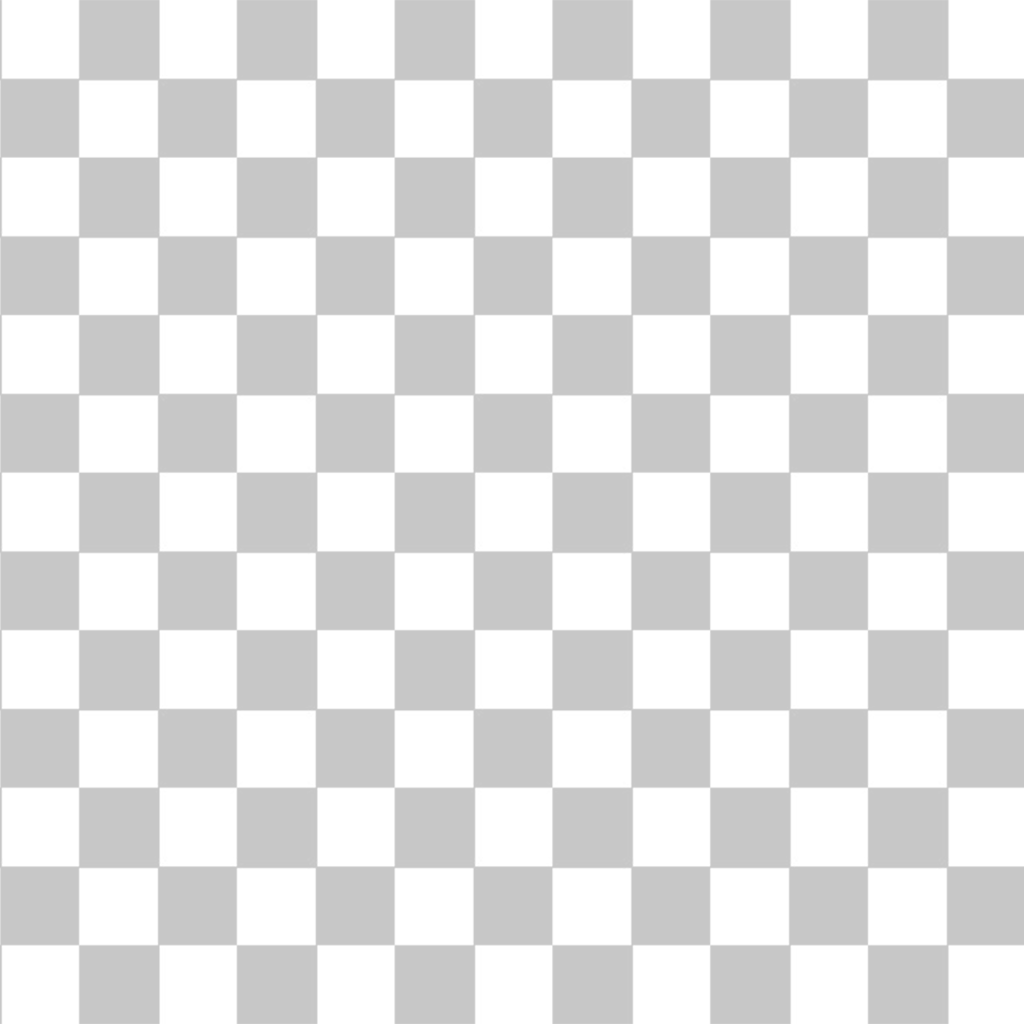
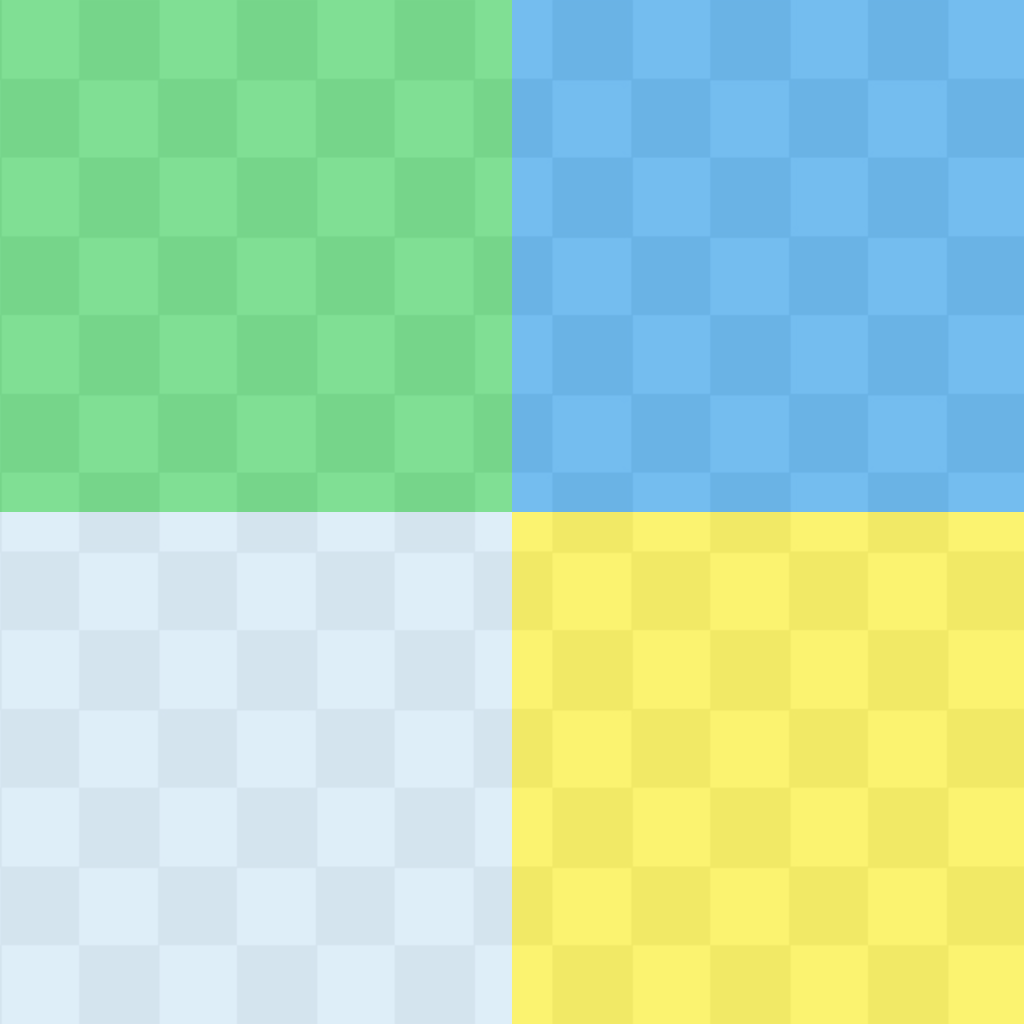
Before/after of a 1024x1024 layered artwork. What changed in the layer stack:
added group "Groupe 1" with 4 layers above "zEbWcs4dMto0XxMOvFqfaUZg_h8" over (x1=0, y1=0, x2=1024, y2=1024)
added layer "Calque 1 copie 3" in group "Groupe 1" over (x1=0, y1=512, x2=512, y2=1024)
added layer "Calque 1 copie 2" in group "Groupe 1" over (x1=512, y1=512, x2=1024, y2=1024)
added layer "Calque 1 copie" in group "Groupe 1" over (x1=512, y1=0, x2=1024, y2=512)
added layer "Calque 1" in group "Groupe 1" over (x1=0, y1=0, x2=512, y2=512)
